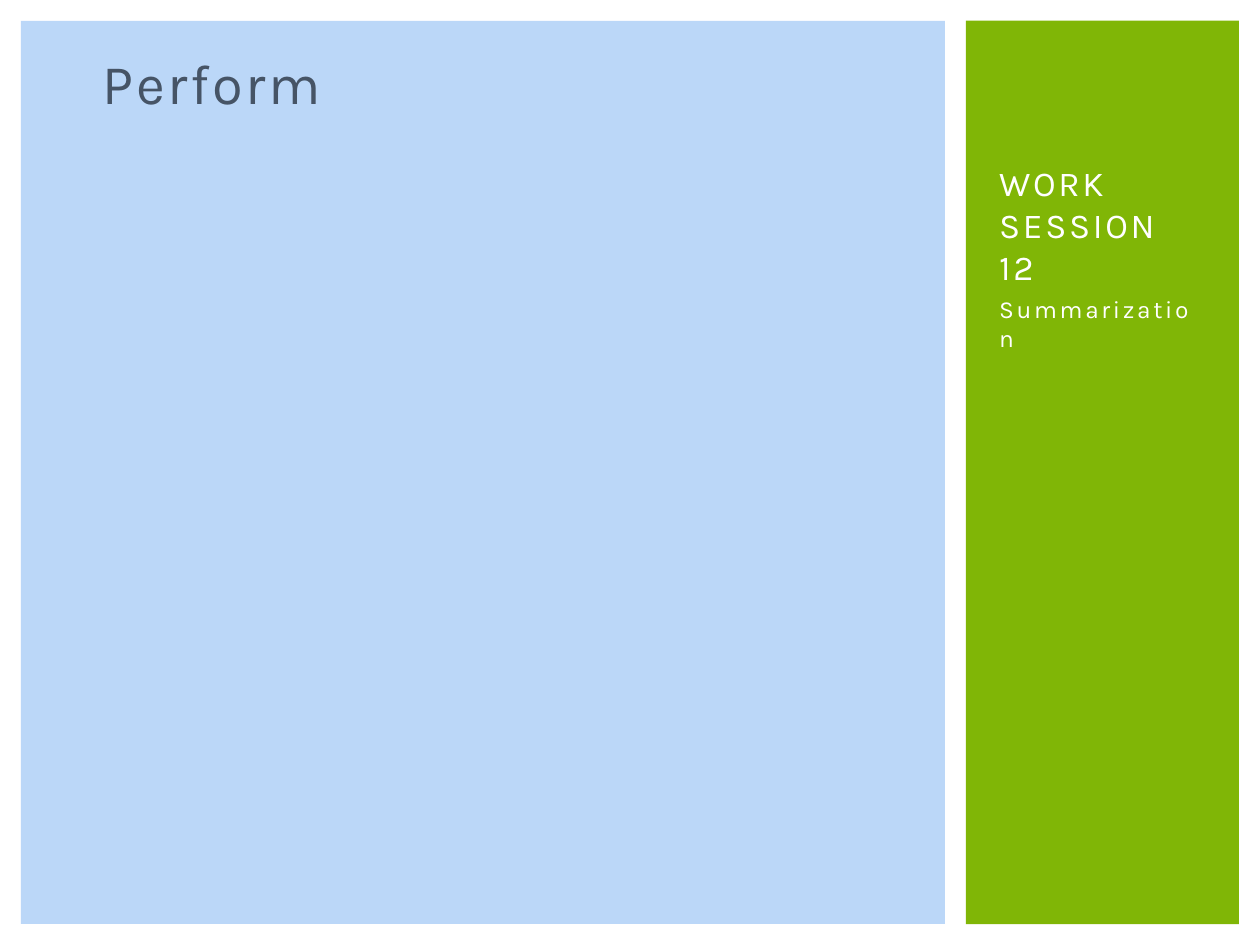
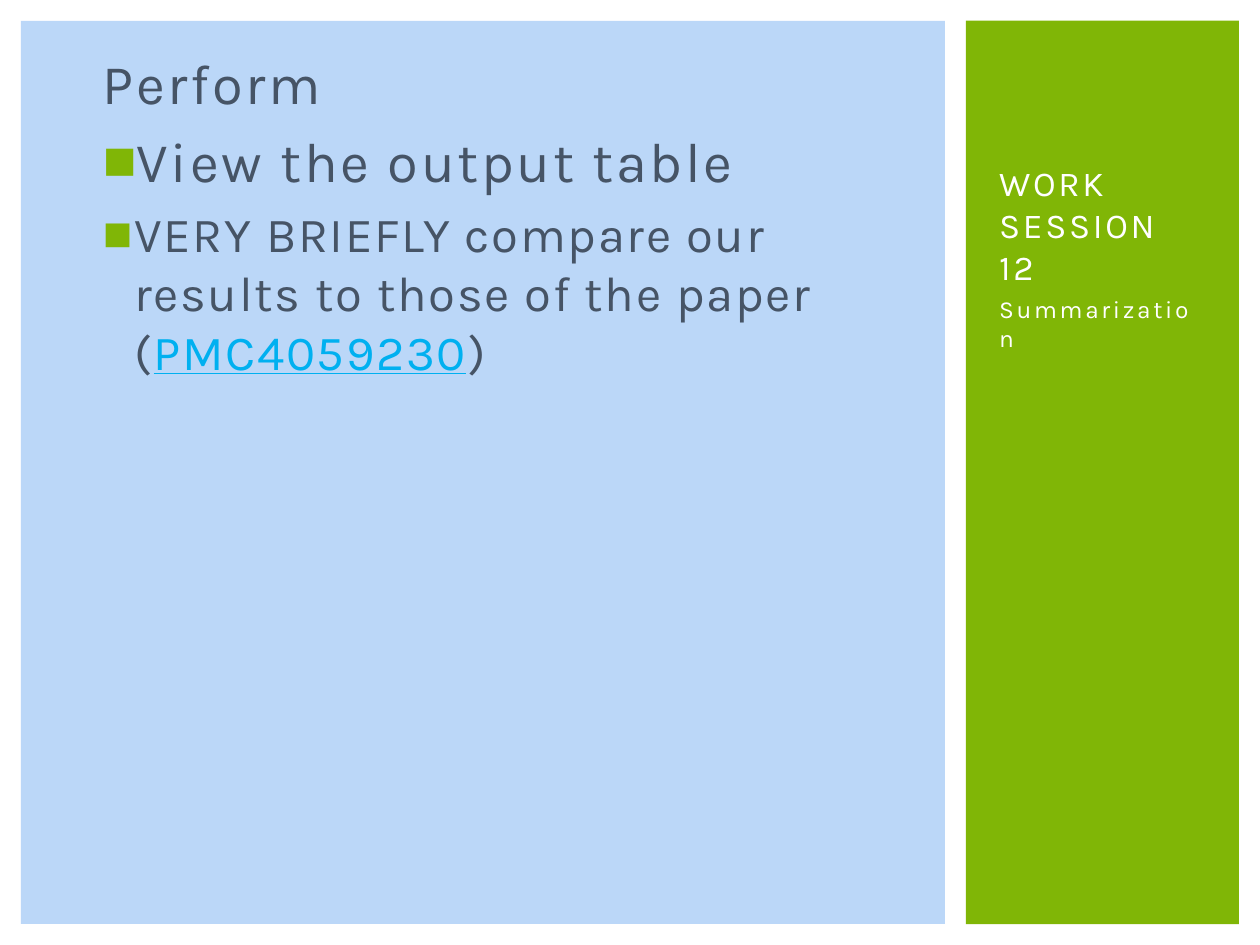
Before and after one commit to msettles/Workshop_RNAseq, a slide deck: slide 103 of powerpoints/RNA-seq-Piracicaba2015.pptx (slide 99 before the commit). Drawn at 1260x945 pixels with LibreOffice and Linux fonts; fonts in the diff are those of the drawing. Boxes give left, top, right and bottom in pixels: in the first picture for what was removed or moved away, otherwise in the second. Text is boxed around its words. In the diff, an @@ line names an element or a change of style, - is before the commit and + after.

```diff
--- a/powerpoints/RNA-seq-Piracicaba2015.pptx
+++ b/powerpoints/RNA-seq-Piracicaba2015.pptx
@@ text at (134, 143, 810, 376): paragraphs added @@
+■ View the output table
+  ■ VERY BRIEFLY compare our results to those of the paper (PMC4059230)
```
Also in this commit, not shown: 2 other slides changed, 4 slides added.
